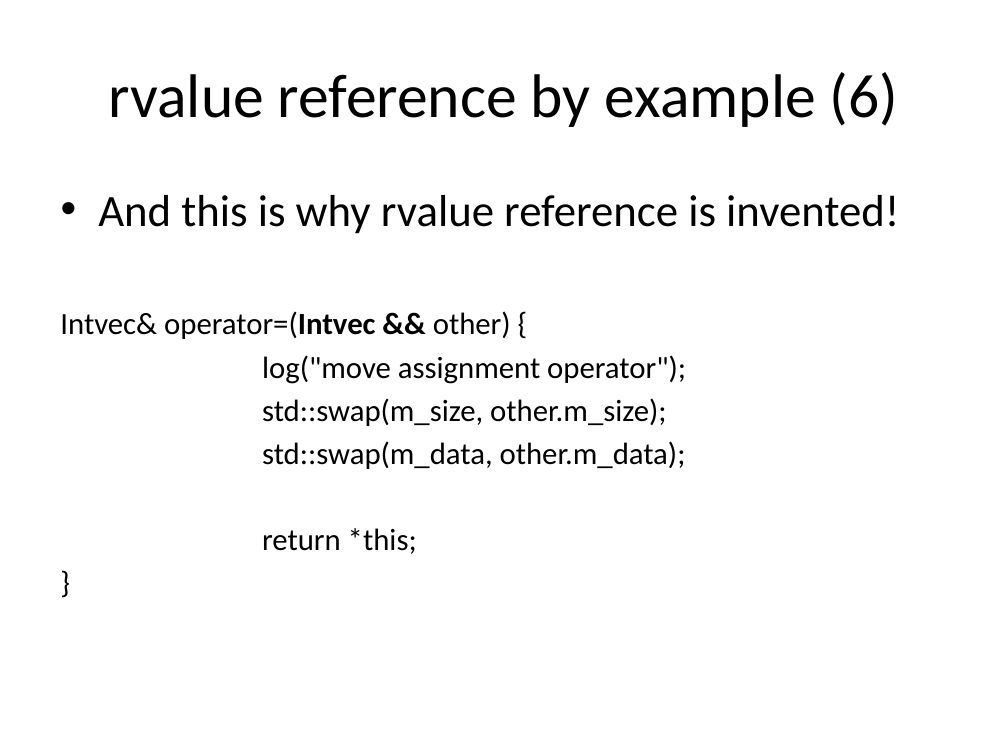
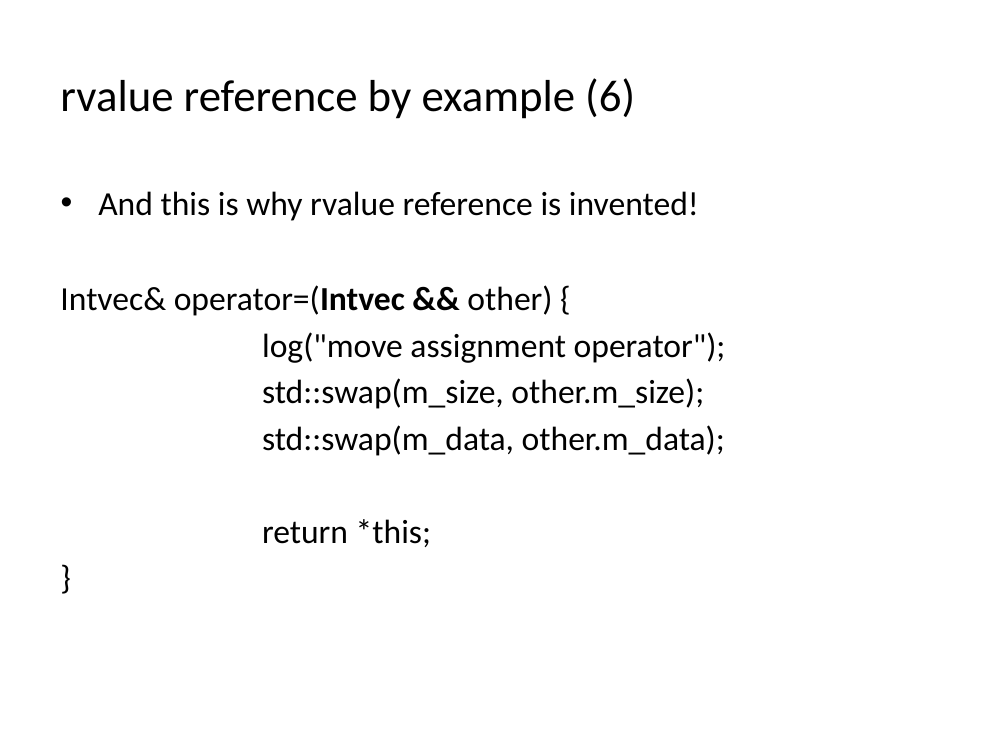
Before and after one commit to codengrow/scj, a slide deck: slide 12 of season1/episode2/rvalue-reference.odp. Drawn at 1008x756 pixels with LibreOffice and Linux fonts; fonts in the diff are those of the drawing; background and template pictures are left out. Boxes give left, top, right and bottom in pixels: in the first picture for what was removed or moved away, otherwise in the second. Text is boxed around its words. In the diff, an @@ line names an element or a change of style, - is before the commit and + after.

```diff
--- a/season1/episode2/rvalue-reference.odp
+++ b/season1/episode2/rvalue-reference.odp
@@ title "rvalue reference by example (6)" at box(60, 78, 635, 119): size 44 to 32 pt; alignment centre to left @@
@@ text "And this is why rvalue ..." at box(60, 191, 726, 547): size 32 to 24 pt in "And this is why rvalue reference is ..."; size 22 to 24 pt in "Intvec& operator=(Intvec && other) {", "log("move assignment operator");", "std::swap(m_size, other.m_size);", "std::swap(m_data, other.m_data);" and 2 more places @@
```
Also in this commit, not shown: 16 other slides changed, 3 other files.
